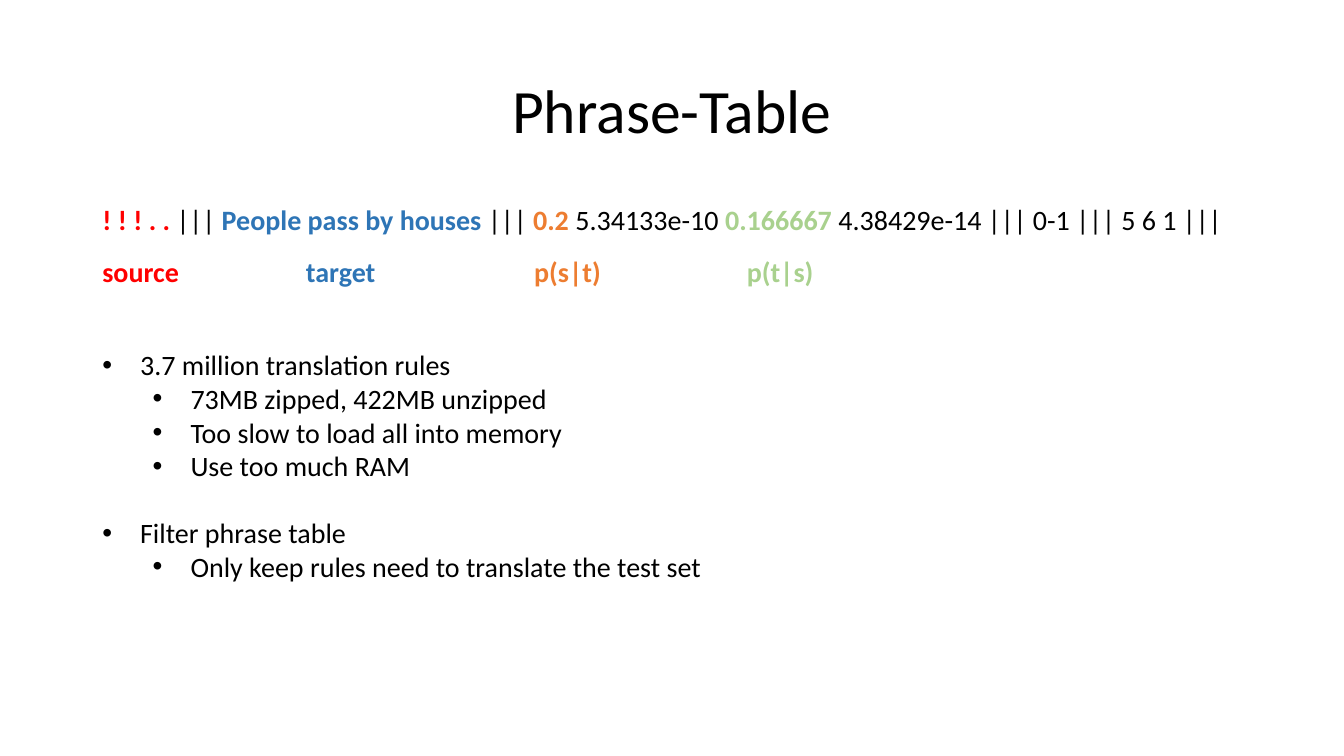
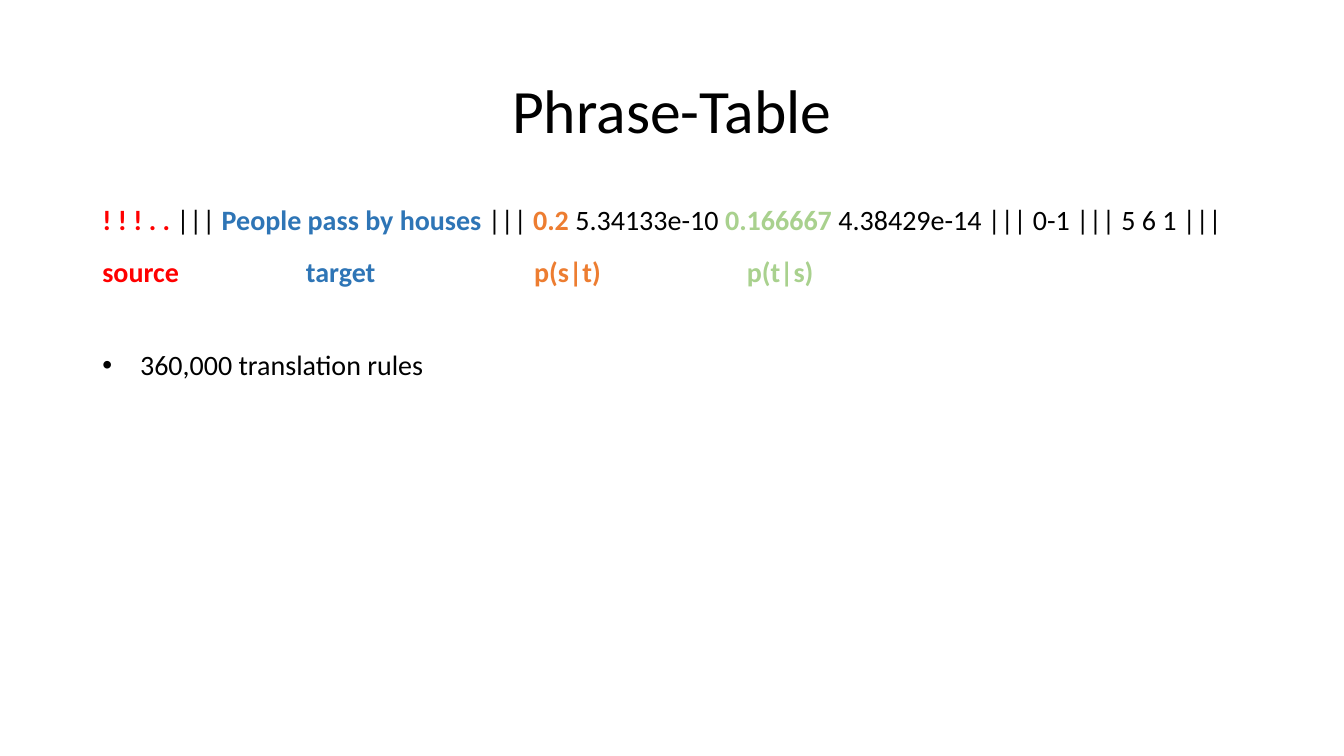
Before and after one commit to hieuhoang/papers, a slide deck: slide 13 of mtma16/slides.pptx (slide 8 before the commit). Drawn at 1344x756 pixels with LibreOffice and Linux fonts; fonts in the diff are those of the drawing. Boxes give left, top, right and bottom in pixels: in the first picture for what was removed or moved away, otherwise in the second. Text is boxed around its words. In the diff, an @@ line names an element or a change of style, - is before the commit and + after.

```diff
--- a/mtma16/slides.pptx
+++ b/mtma16/slides.pptx
@@ text at bbox=[140, 355, 423, 379]: text changed @@
-• 3.7 million translation rules
-  • 73MB zipped, 422MB unzipped
-  • Too slow to load all into memory
-  • Use too much RAM
-• Filter phrase table
-  • Only keep rules need to translate the test set
+• 360,000 translation rules
```
Also in this commit, not shown: 5 other slides changed, 8 slides added, 1 other file.
